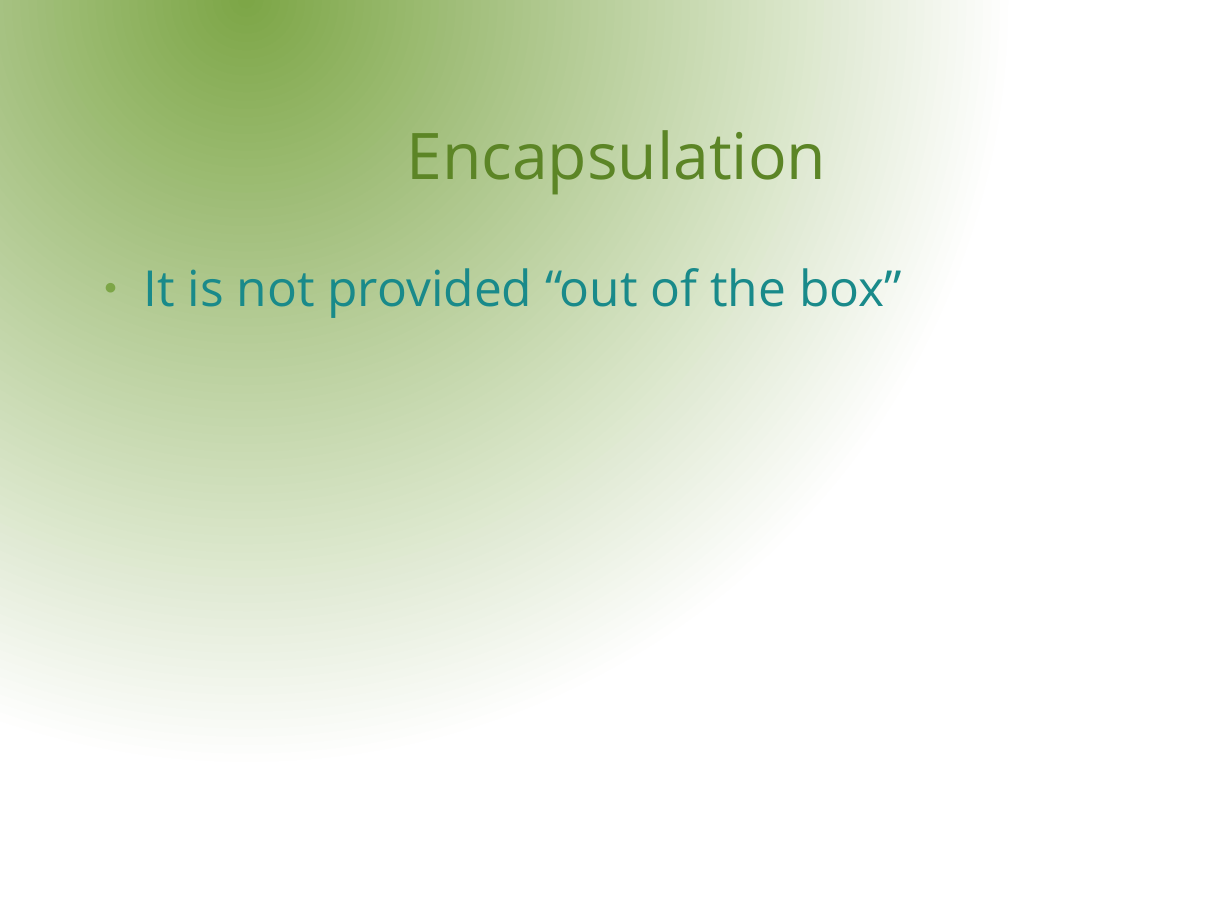
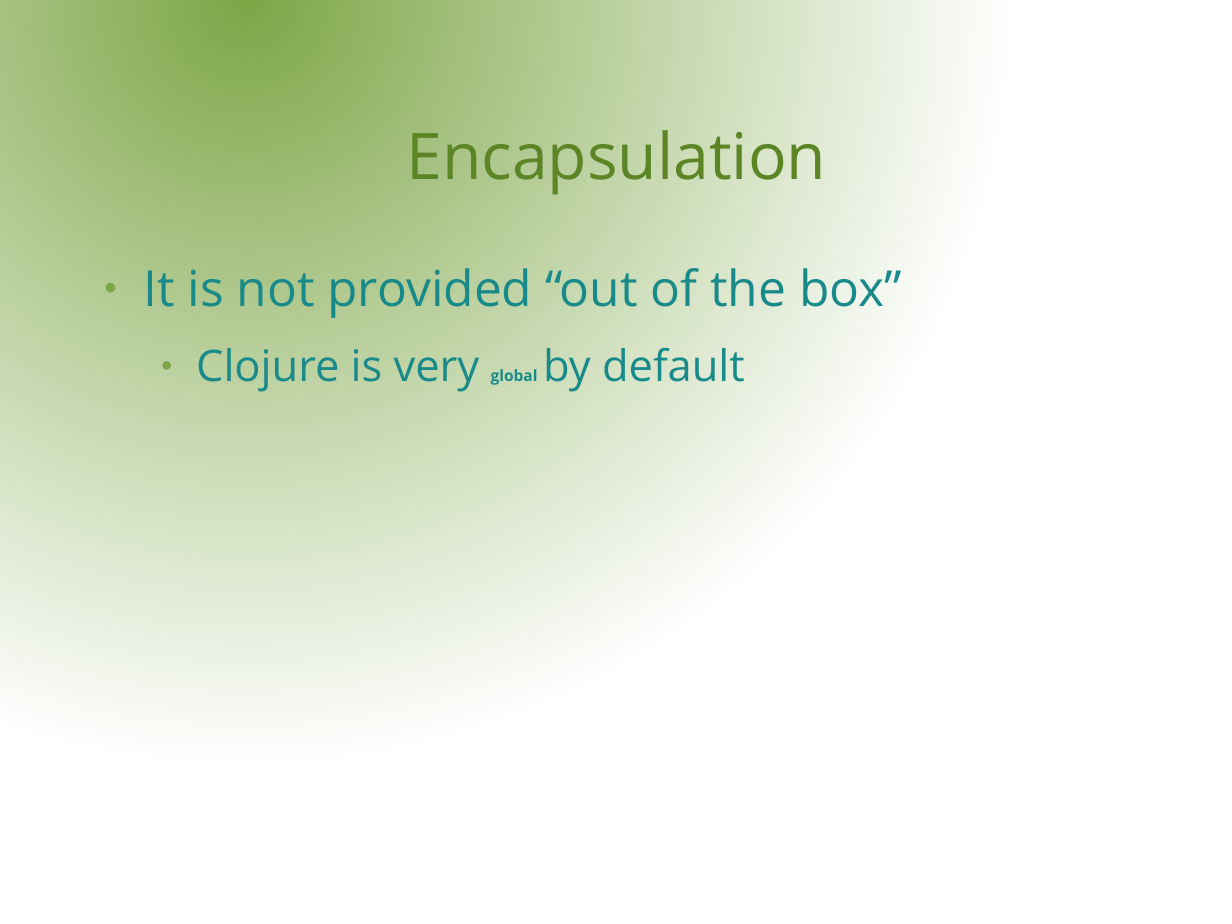
Before and after one commit to rssole/voxxed, a slide deck: slide 10 of resources/presentation/VoxxedDays.odp. Drawn at 1232x924 pixels with LibreOffice and Linux fonts; fonts in the diff are those of the drawing; background and template pictures are left out. Boxes give left, top, right and bottom in pixels: in the first picture for what was removed or moved away, otherwise in the second. Text is boxed around its words. In the diff, an @@ line names an element or a change of style, - is before the commit and + after.

Commit message:
Encapsulation

```diff
--- a/resources/presentation/VoxxedDays.odp
+++ b/resources/presentation/VoxxedDays.odp
@@ text at [196,347,745,392]: paragraph added @@
+  ● Clojure is very global by default
```
